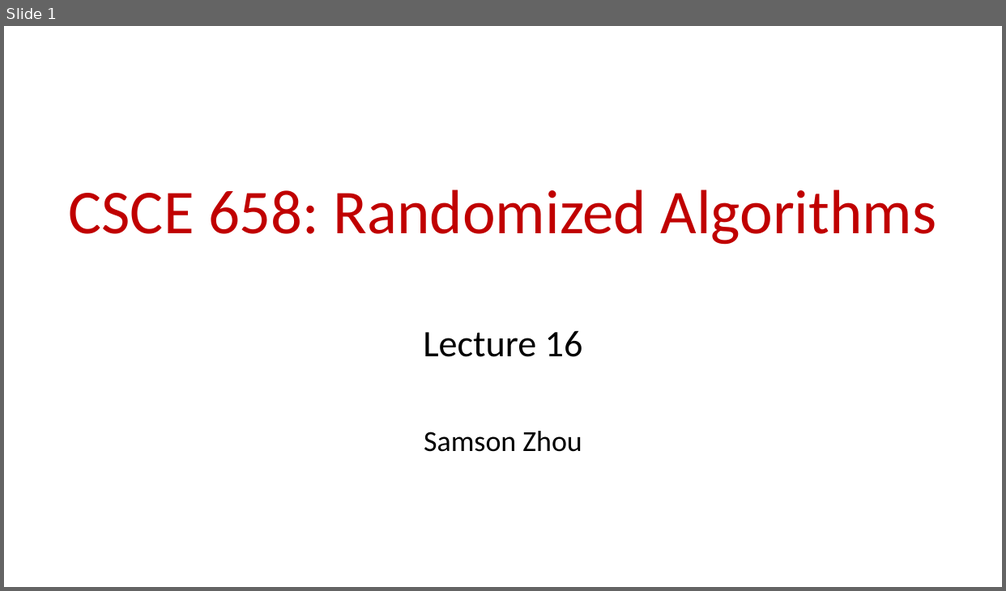
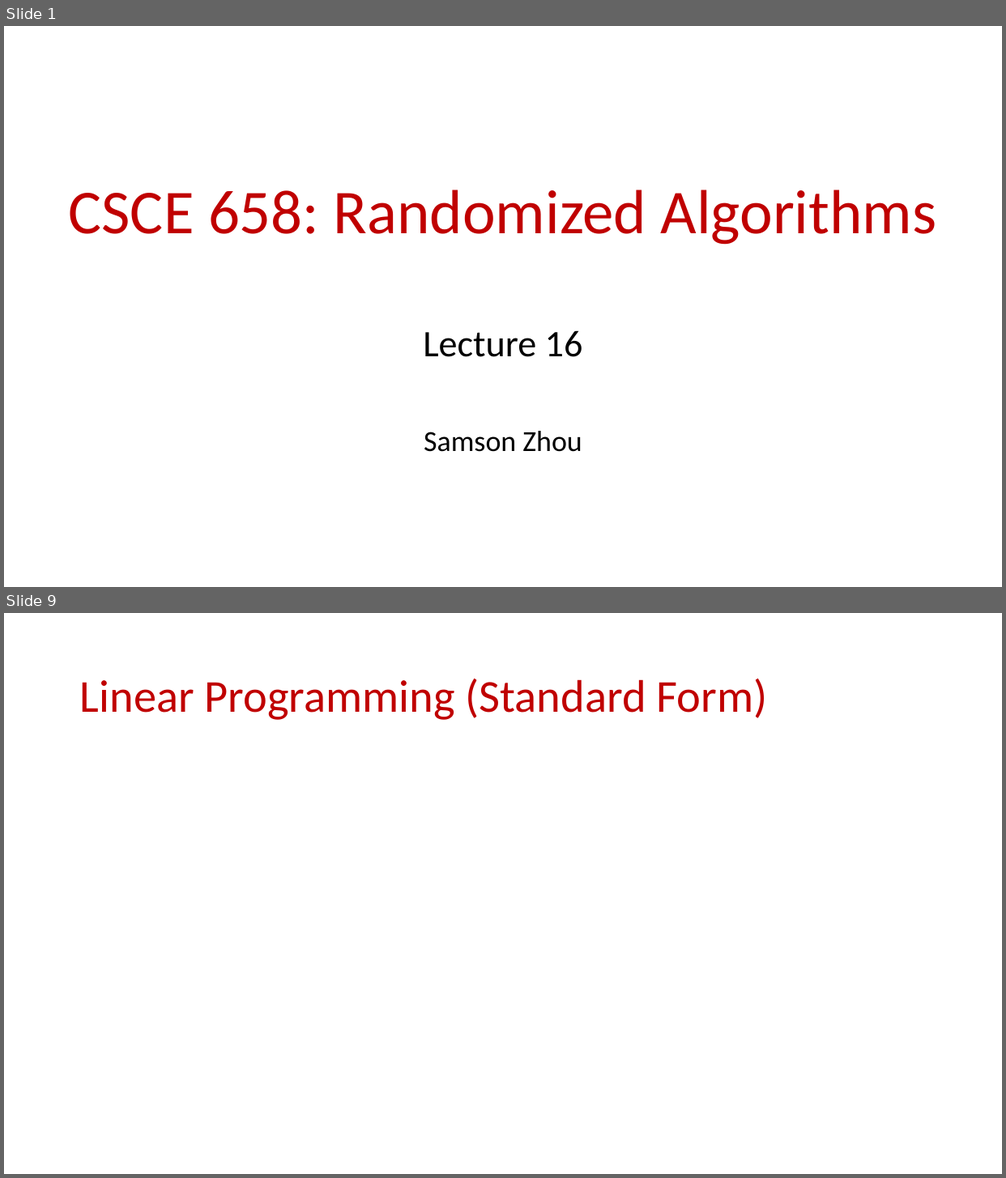
Before and after one commit to samsonzhou/samsonzhou.github.io, a slide deck: CSCE658-S24/L16.pptx. Shown one above the other, each under a label of ours: slide 1 before the commit, slides 1 and 9 after it; the slides between them are not shown. The pictures are 1006x591 and 1006x1178 pixels, drawn with LibreOffice and Linux fonts; fonts in the diff are those of the drawing; grey boxes stand for pictures. Boxes give left, top, right and bottom in pixels: in the first picture for what was removed or moved away, otherwise in the second. Text is boxed around its words. In the diff, an @@ line names an element or a change of style, - is before the commit and + after.

```diff
--- a/CSCE658-S24/L16.pptx
+++ b/CSCE658-S24/L16.pptx
@@ slide 9 added at bbox=[4, 613, 1002, 1174], background #FFFFFF @@
@@ title added at bbox=[80, 679, 768, 720], 44 pt, text #C00000 @@
+Linear Programming (Standard Form)
```
Also in this commit, not shown: 6 slides changed, 25 other slides added.
